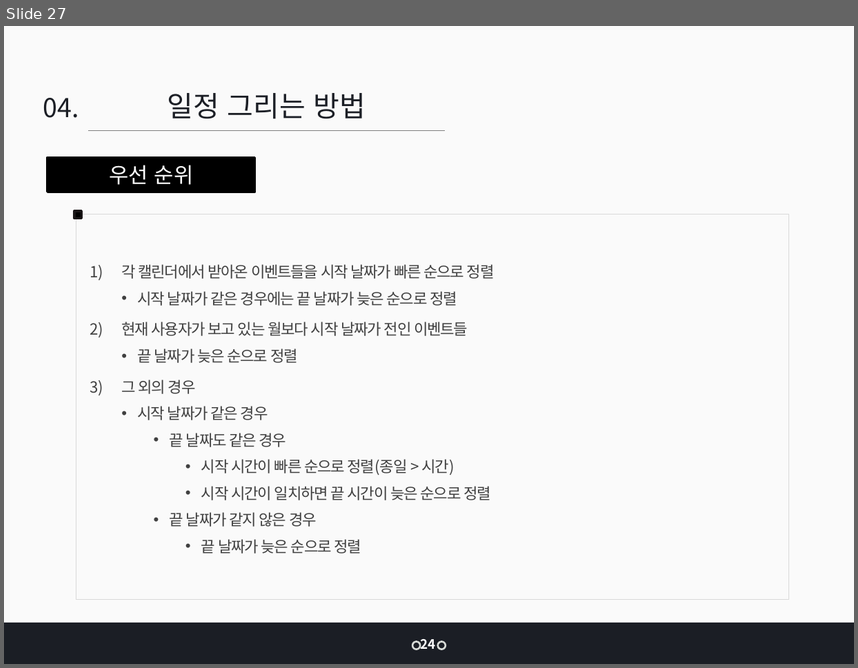
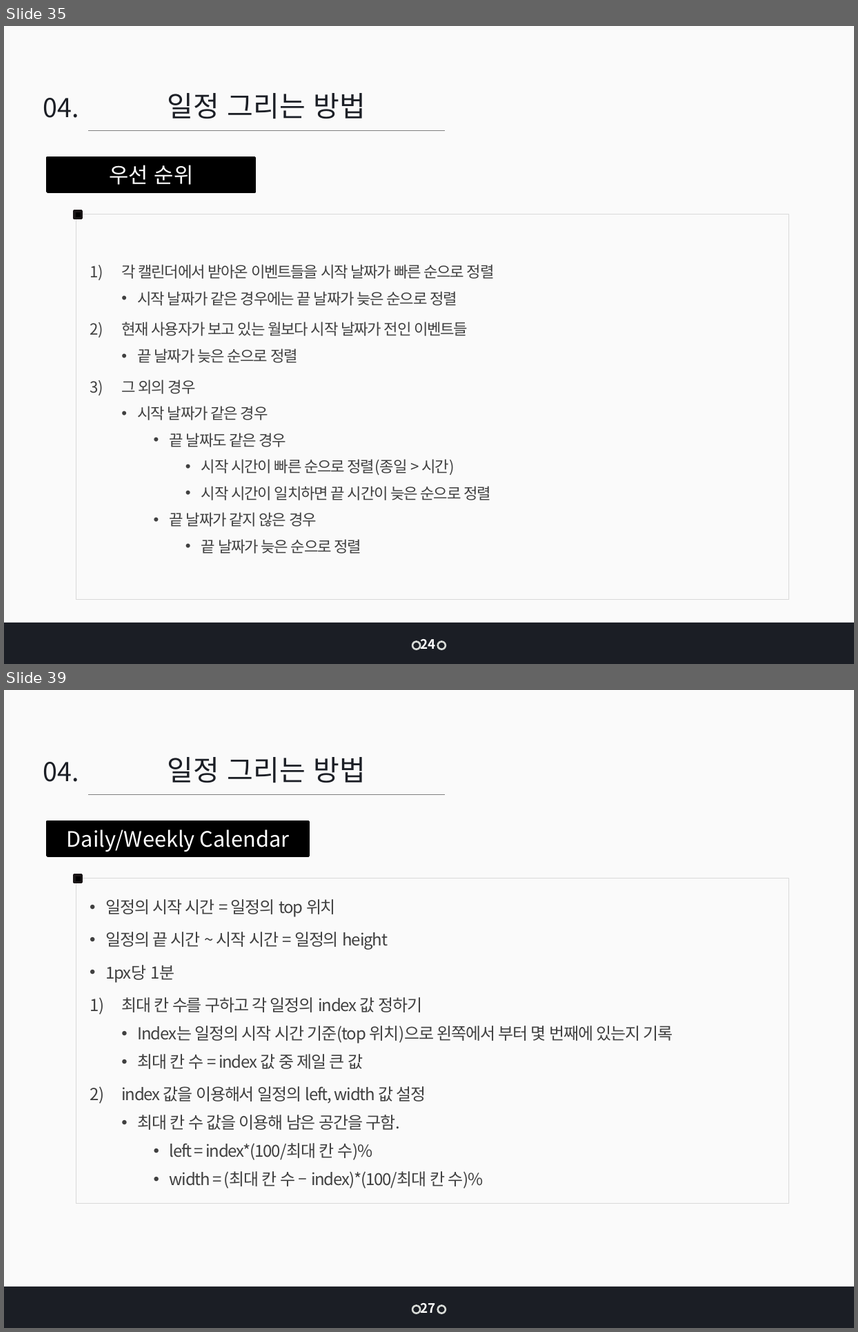
Before and after one commit to jangys/calendarProjectDocument, a slide deck: 인턴 최종 발표_장연수.pptx. Shown one above the other, each under a label of ours: slide 27 before the commit, slides 35 and 39 after it; the slides between them are not shown. The pictures are 858x668 and 858x1332 pixels, drawn with LibreOffice and Linux fonts; fonts in the diff are those of the drawing. Boxes give left, top, right and bottom in pixels: in the first picture for what was removed or moved away, otherwise in the second. Text is boxed around its words. In the diff, an @@ line names an element or a change of style, - is before the commit and + after.

```diff
--- a/인턴 최종 발표_장연수.pptx
+++ b/인턴 최종 발표_장연수.pptx
@@ slide 39 added at (4,690,854,1328), background #FFFFFF; not listed: 2 template elements that a slide beside it also shows @@
@@ text added at (43,762,79,782), 22 pt, text #1B1E25 @@
+04.
@@ text added at (168,757,366,783), 24 pt, text #1B1E25 @@
+일정 그리는 방법
@@ line added from (88, 795) to (445, 795), #808080 0.75 pt @@
@@ rectangle added at (47,822,308,856), fill #000000, outline #000000 2 pt, 18 pt, text #FFFFFF @@
+Daily/Weekly Calendar
@@ rectangle added at (74,876,82,882), fill #000000, outline #1A1617 2 pt @@
@@ rectangle added at (76,878,789,1203), outline #D9D9D9 0.5 pt, 14 pt, text #404040 @@
+• 일정의 시작 시간 = 일정의 top 위치
+• 일정의 끝 시간 ~ 시작 시간 = 일정의 height
+• 1px당 1분
+1) 최대 칸 수를 구하고 각 일정의 index 값 정하기
+  • Index는 일정의 시작 시간 기준(top 위치)으로 왼쪽에서 부터 몇 번째에 있는지 기록
+  • 최대 칸 수 = index 값 중 제일 큰 값
+2) index 값을 이용해서 일정의 left, width 값 설정
+  • 최대 칸 수 값을 이용해 남은 공간을 구함.
+    • left = index*(100/최대 칸 수)%
+    • width = (최대 칸 수 – index)*(100/최대 칸 수)%
@@ ellipse added at (413,1305,421,1313), fill #1B1E25, outline #D8DBD7 1.5 pt @@
@@ text added at (420,1303,435,1312), 11 pt, text #FFFFFF, bold @@
+27
@@ ellipse added at (437,1305,445,1313), fill #1B1E25, outline #D8DBD7 1.5 pt @@
@@ what was slide 27 is now slide 35 @@
```
Also in this commit, not shown: 13 slides changed, 18 other slides added, 7 slides removed, 4 other files.
